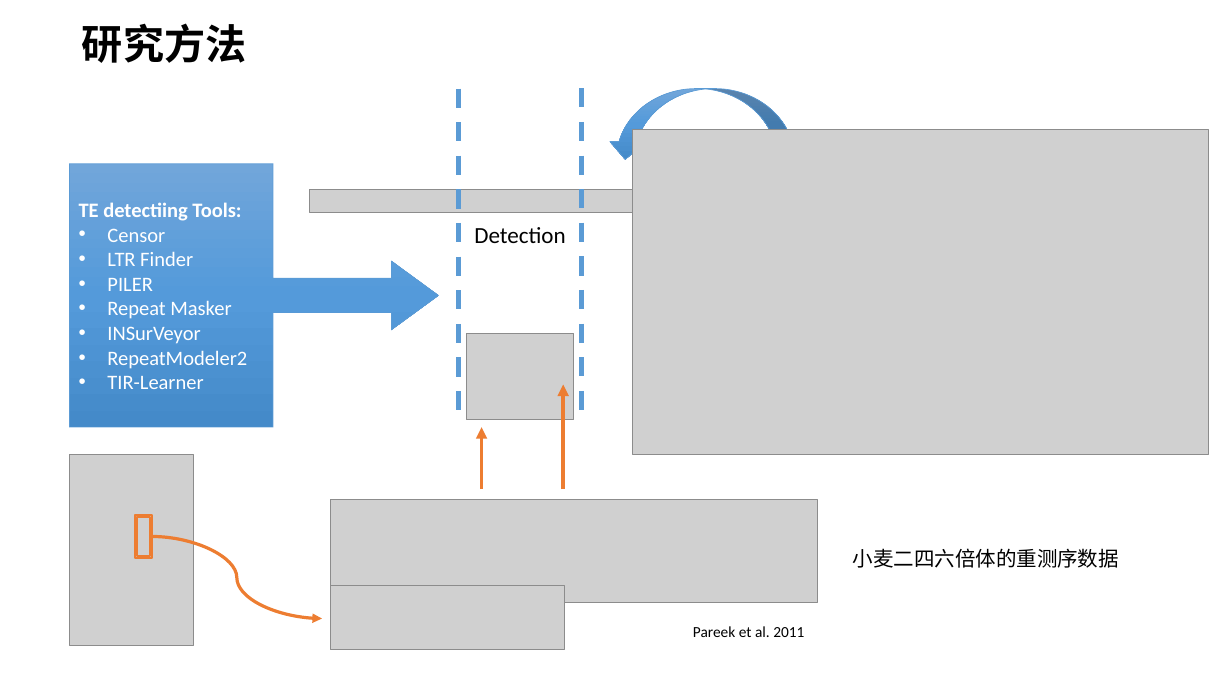
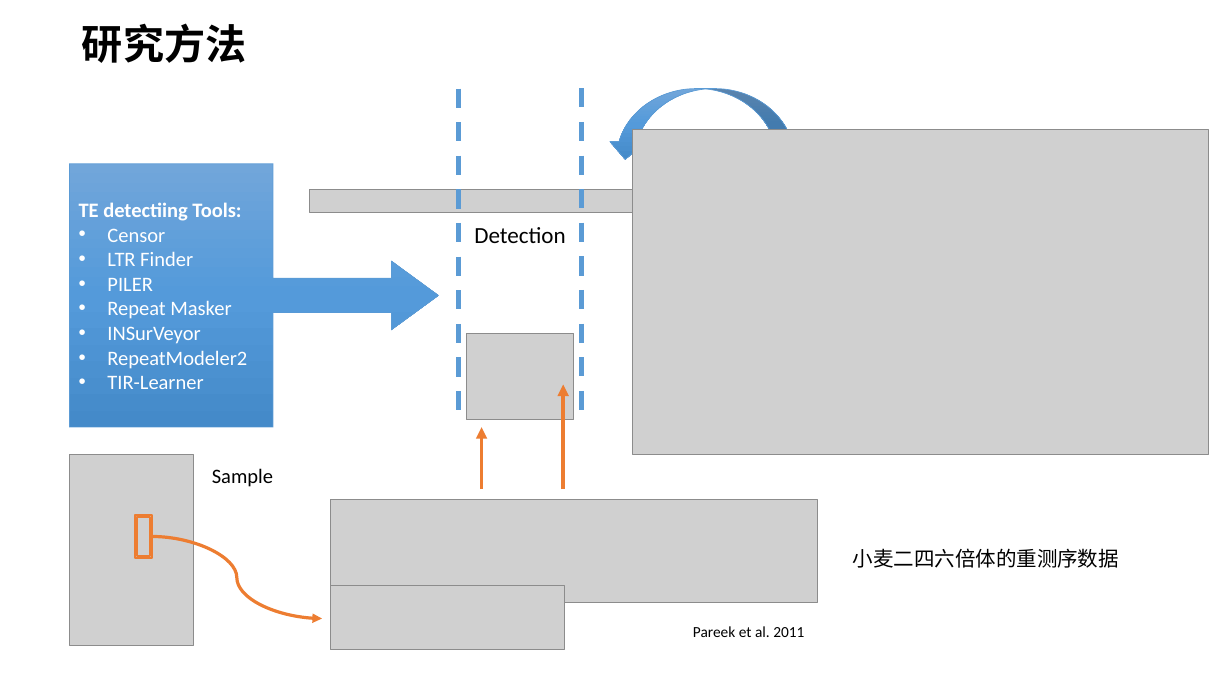
Before and after one commit to SirLearning/GeneticsNotes, a slide deck: slide 3 of undergraduate/Presentation.pptx. Drawn at 1232x693 pixels with LibreOffice and Linux fonts; fonts in the diff are those of the drawing; grey boxes stand for pictures. Boxes give left, top, right and bottom in pixels: in the first picture for what was removed or moved away, otherwise in the second. Text is boxed around its words. In the diff, an @@ line names an element or a change of style, - is before the commit and + after.

```diff
--- a/undergraduate/Presentation.pptx
+++ b/undergraduate/Presentation.pptx
@@ text added at (x1=212, y1=468, x2=273, y2=487), 16 pt, text #000000 @@
+Sample
```
Also in this commit, not shown: 4 other slides changed.
